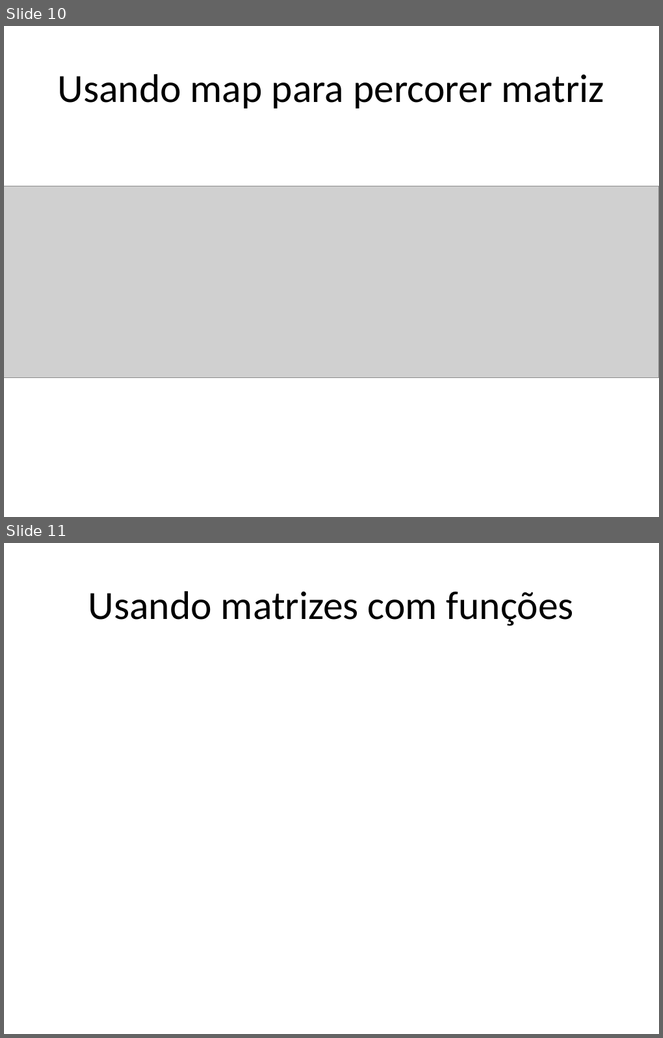
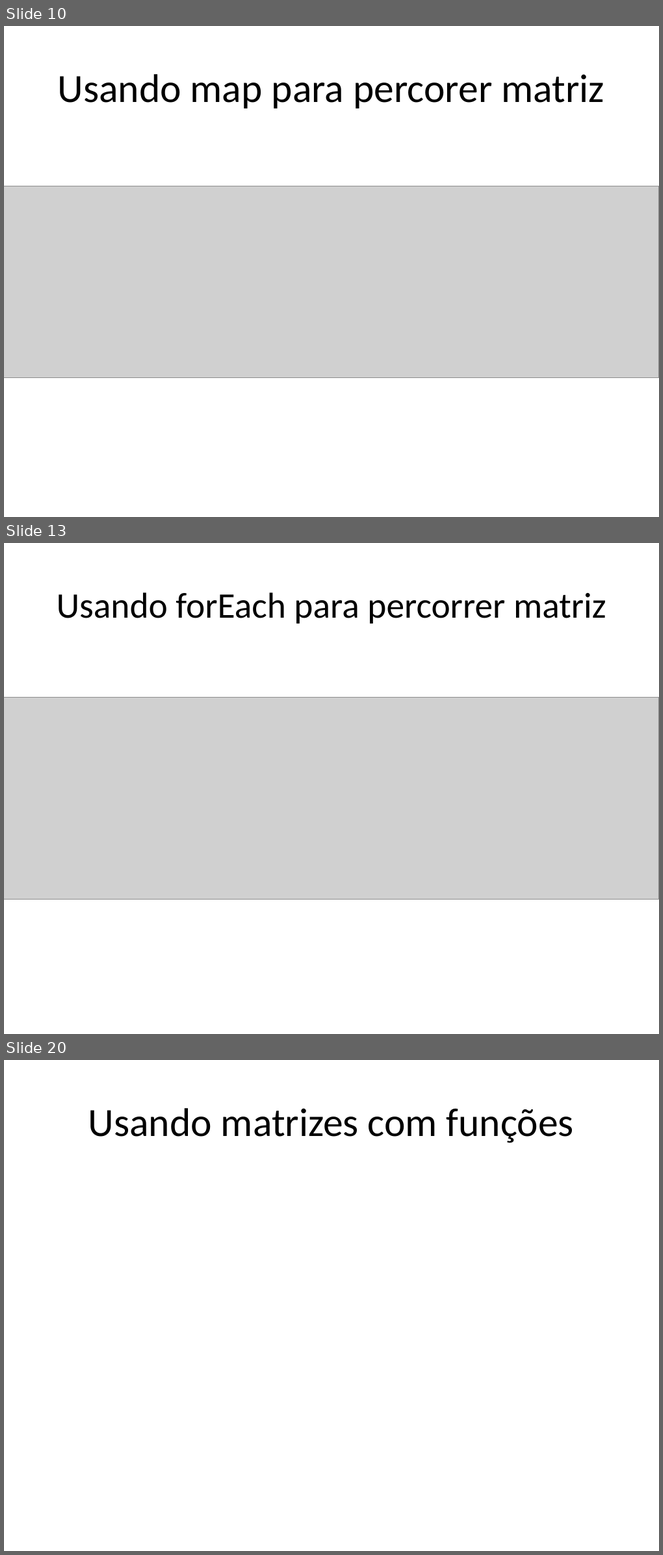
Before and after one commit to dfpires/progcomp2-2024a, a slide deck: matrizes_2d_javascript.pptx. Shown one above the other, each under a label of ours: slides 10 and 11 before the commit, slides 10, 13 and 20 after it; the slides between them are not shown. The pictures are 663x1038 and 663x1555 pixels, drawn with LibreOffice and Linux fonts; fonts in the diff are those of the drawing; grey boxes stand for pictures. Boxes give left, top, right and bottom in pixels: in the first picture for what was removed or moved away, otherwise in the second. Text is boxed around its words. In the diff, an @@ line names an element or a change of style, - is before the commit and + after.

```diff
--- a/matrizes_2d_javascript.pptx
+++ b/matrizes_2d_javascript.pptx
@@ slide 13 added at box(4, 543, 659, 1034), background #FFFFFF @@
@@ title added at box(57, 592, 607, 624), 39.6 pt, text #000000 @@
+Usando forEach para percorrer matriz
@@ picture added at box(4, 698, 659, 899) @@
@@ what was slide 11 is now slide 20 @@
```
Also in this commit, not shown: 8 other slides added, 1 slide removed.
